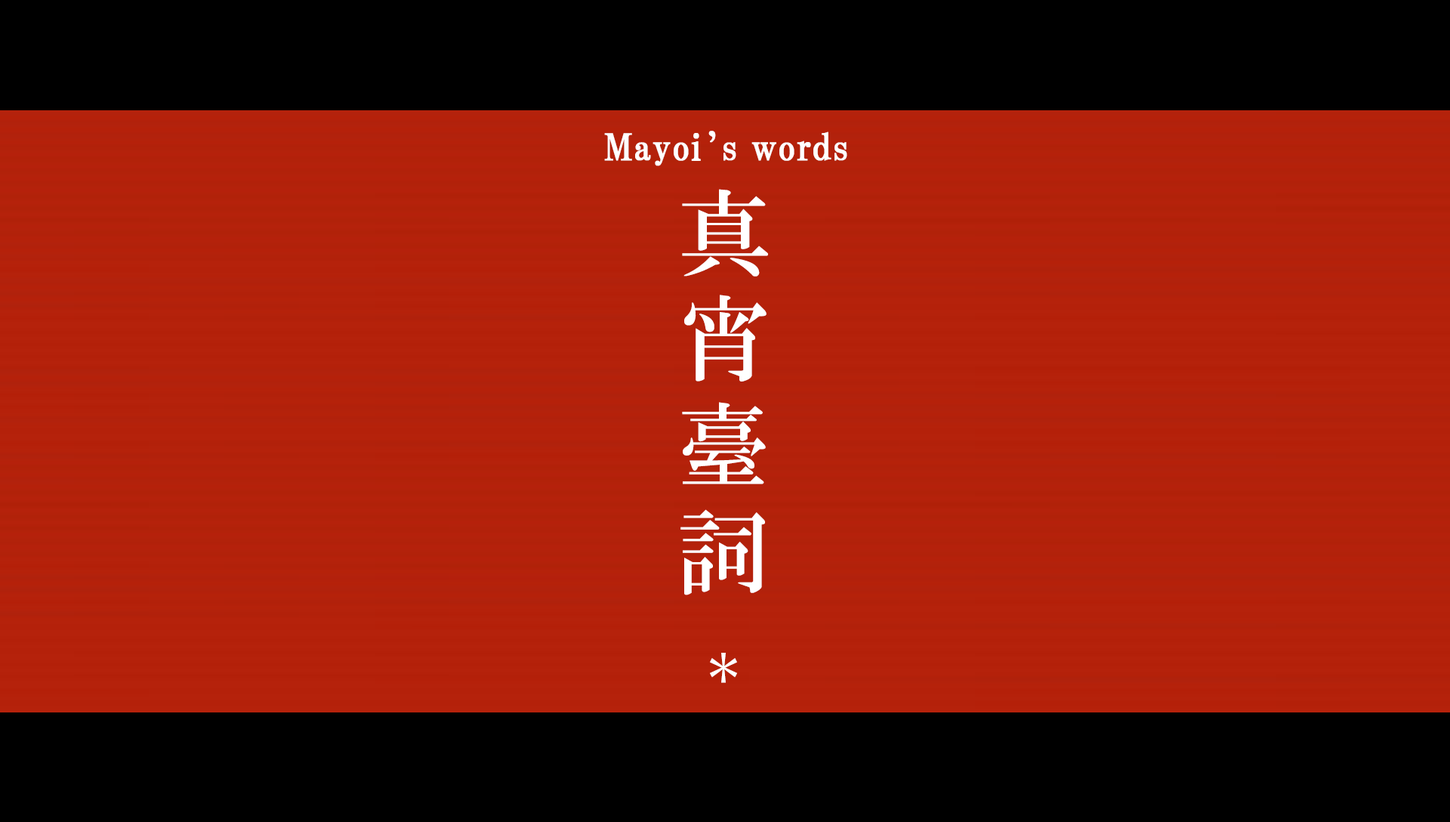
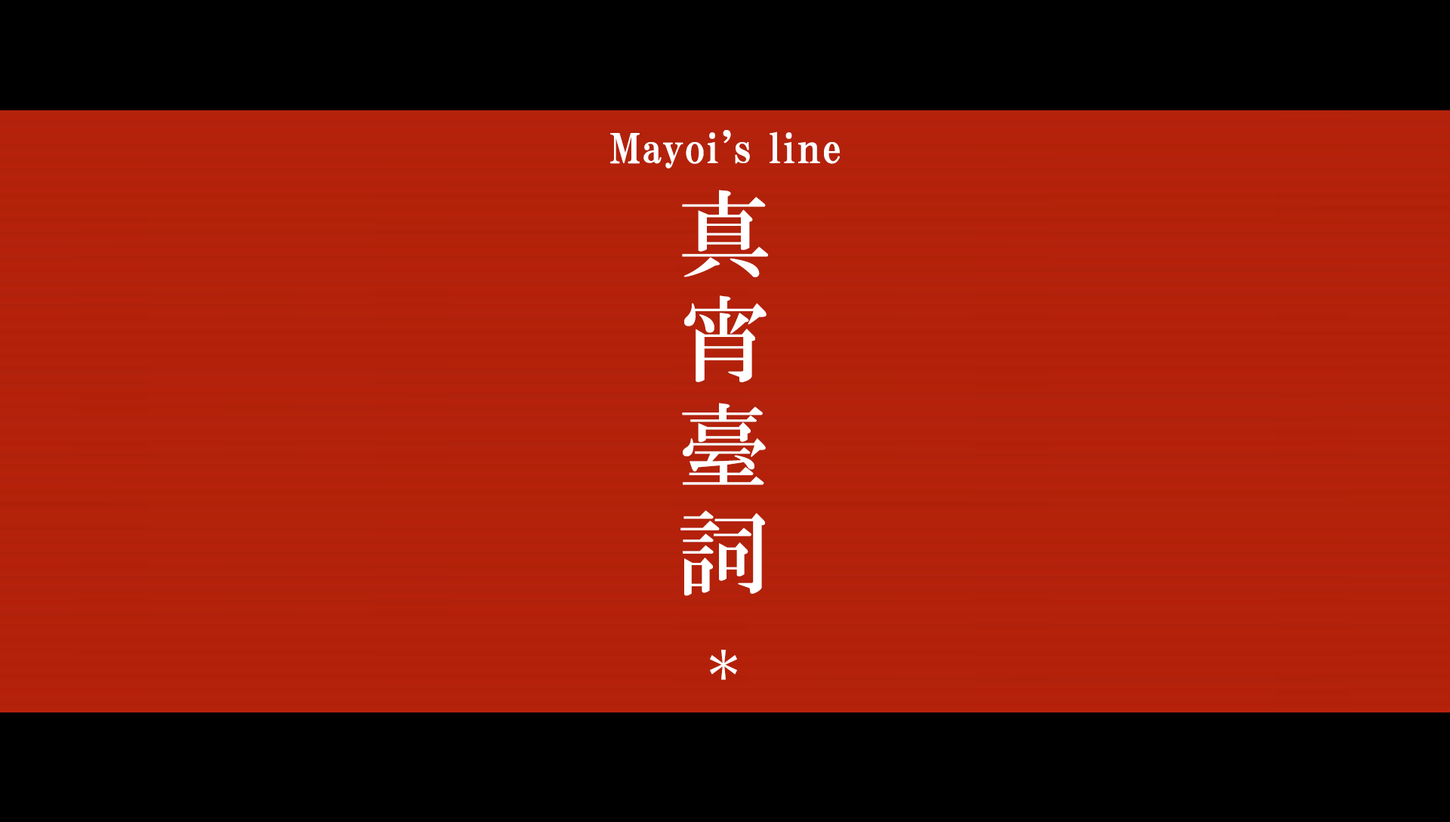
Layered file, before and after one edit (1450px x 822px). Changes by layer:
renamed "Mayoi’s words" to "Mayoi’s line", painted on it over [604, 129, 848, 169]
painted on "真宵臺詞*" over [680, 188, 769, 683]
